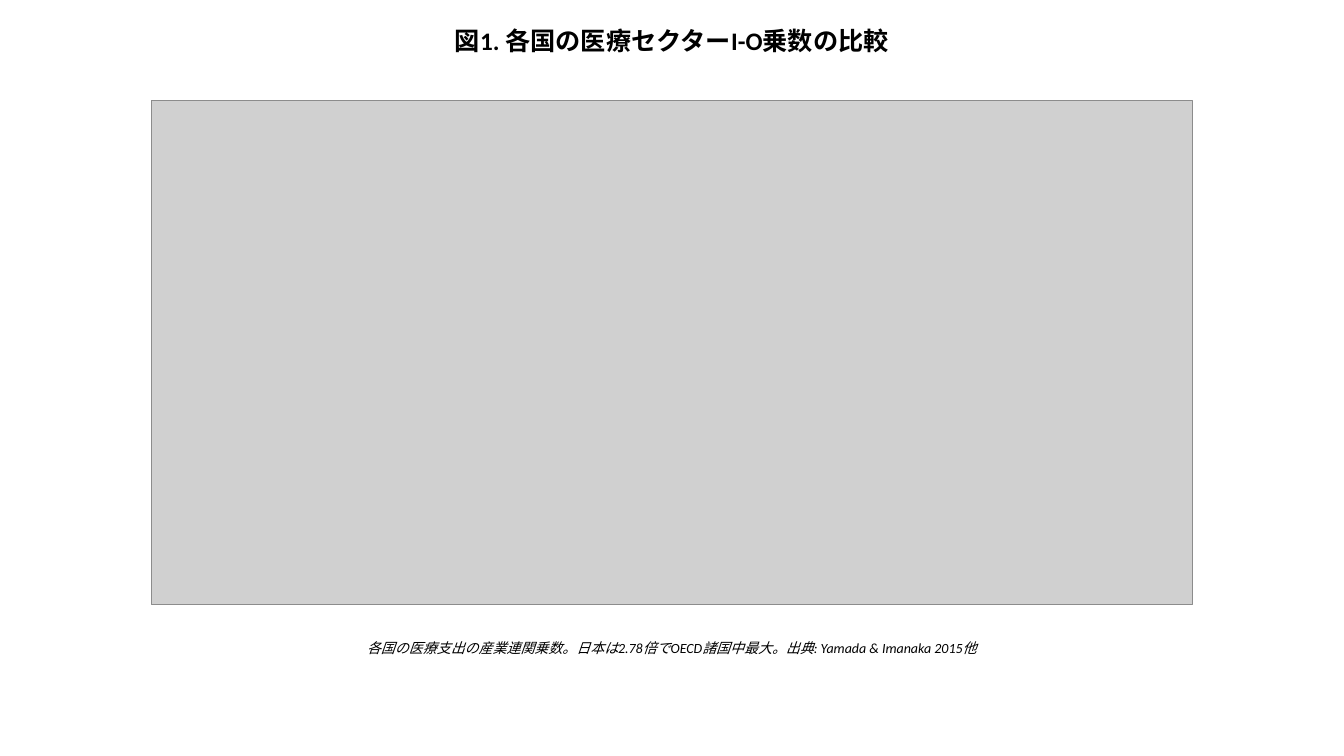
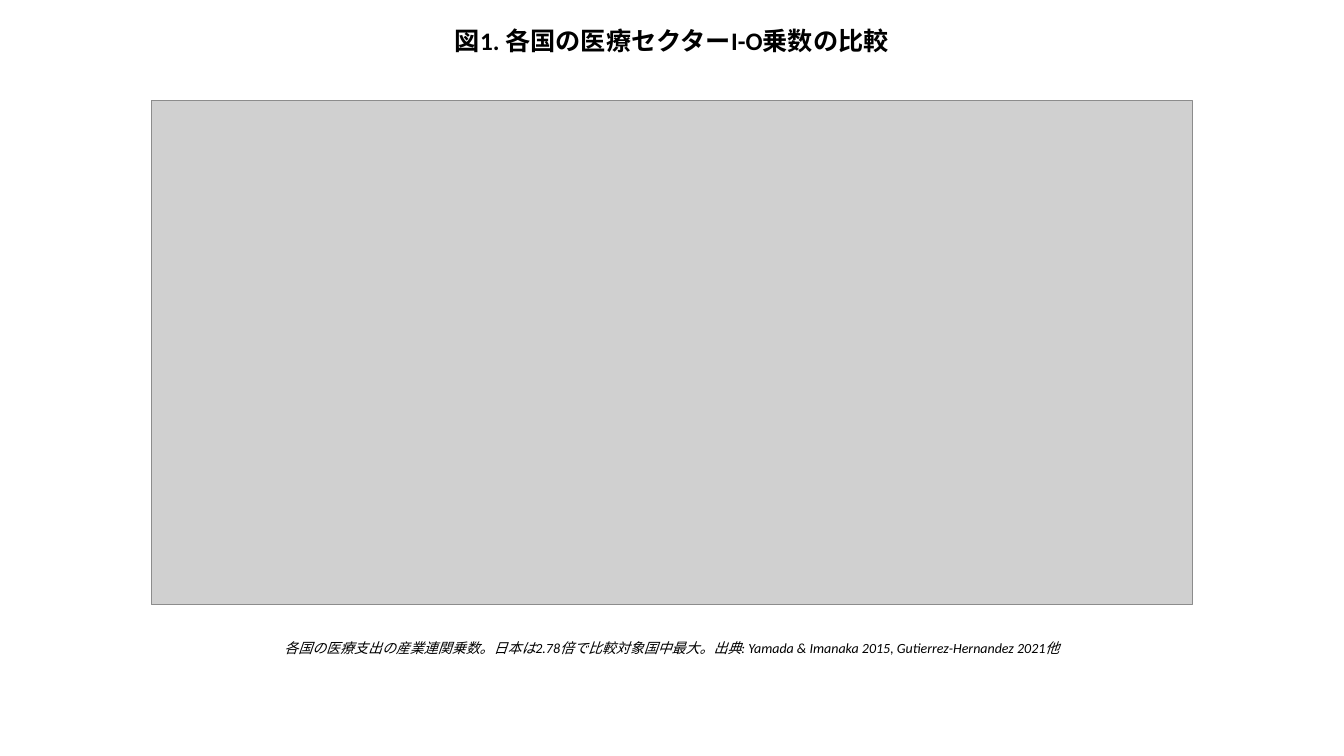
Before and after one commit to bougtoir/kotha-rct-decomposition, a slide deck: slide 1 of healthcare_economic_effect/output/pptx/Healthcare_Economic_Effect_Figures_JA.pptx. Drawn at 1344x756 pixels with LibreOffice and Linux fonts; fonts in the diff are those of the drawing; grey boxes stand for pictures. Boxes give left, top, right and bottom in pixels: in the first picture for what was removed or moved away, otherwise in the second. Text is boxed around its words. In the diff, an @@ line names an element or a change of style, - is before the commit and + after.

```diff
--- a/healthcare_economic_effect/output/pptx/Healthcare_Economic_Effect_Figures_JA.pptx
+++ b/healthcare_economic_effect/output/pptx/Healthcare_Economic_Effect_Figures_JA.pptx
@@ text at (x1=284, y1=641, x2=1014, y2=655): text changed @@
-各国の医療支出の産業連関乗数。日本は2.78倍でOECD諸国中最大。出典: Yamada & Imanaka 2015他
+各国の医療支出の産業連関乗数。日本は2.78倍で比較対象国中最大。出典: Yamada & Imanaka 2015, Gutierrez-Hernandez 2021他
```
Also in this commit, not shown: 4 other slides changed, 18 other files.
